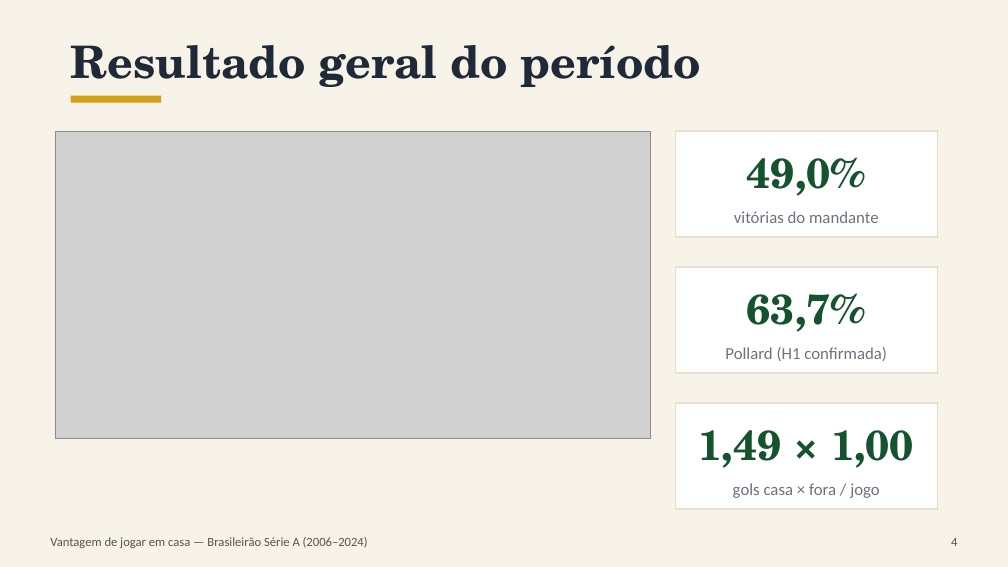
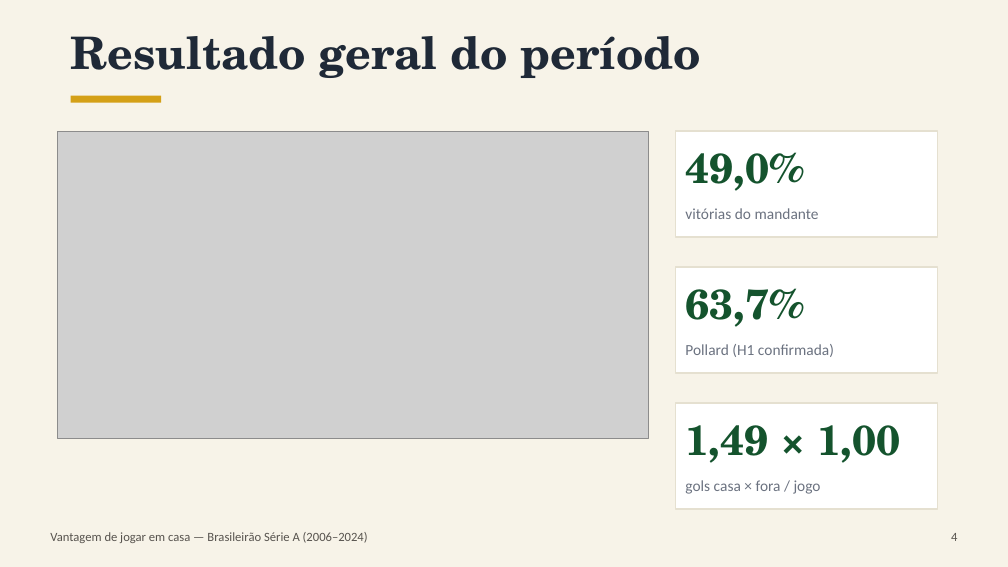
Before and after one commit to EmiyaKiritsugu3/TCC, a slide deck: slide 4 of apresentacao/apresentacao_tcc.pptx. Drawn at 1008x567 pixels with LibreOffice and Linux fonts; fonts in the diff are those of the drawing; grey boxes stand for pictures. Boxes give left, top, right and bottom in pixels: in the first picture for what was removed or moved away, otherwise in the second. Text is boxed around its words. In the diff, an @@ line names an element or a change of style, - is before the commit and + after.

```diff
--- a/apresentacao/apresentacao_tcc.pptx
+++ b/apresentacao/apresentacao_tcc.pptx
@@ alignment centre to left; more space between paragraphs; vertical alignment middle to top in 3 elements at (685,152,804,191), (685,288,804,327), (685,425,901,463) @@
@@ size 12 to 11 pt; alignment centre to left; more space between paragraphs; vertical alignment middle to top in 3 elements at (685,208,819,219), (685,344,834,357), (685,480,821,494) @@
@@ more space between paragraphs; vertical alignment middle to top in 3 elements at (71,36,701,78), (50,532,368,543), (951,533,957,541) @@
```
Also in this commit, not shown: 9 other slides changed, 4 slides added, 8 other files.
